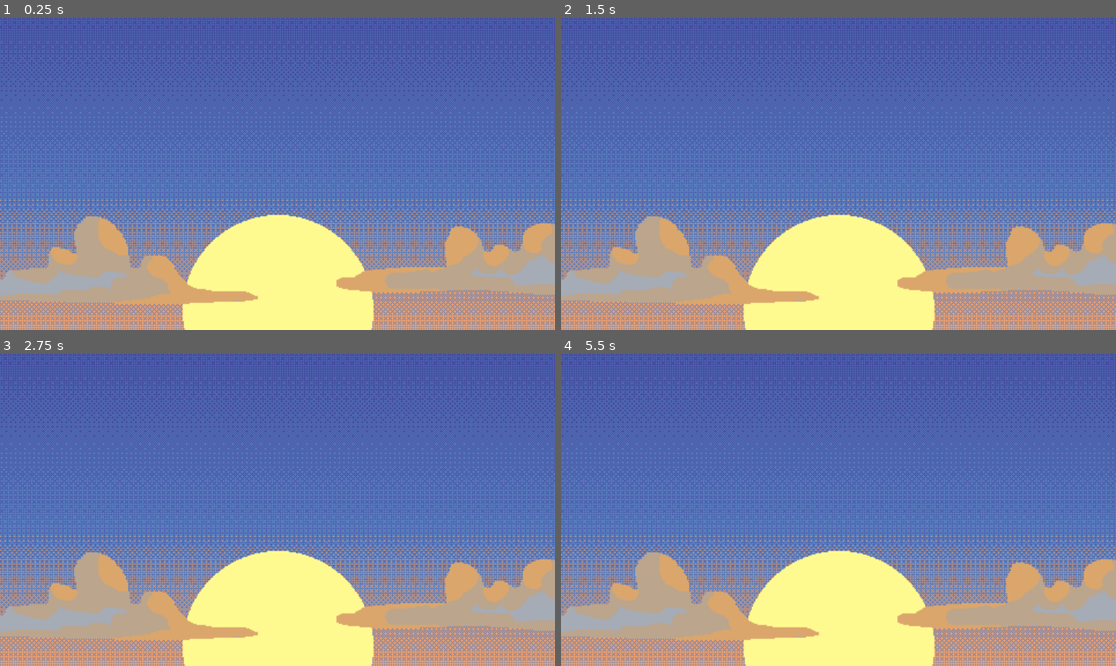
Above: before the commit, frames 1-4 (two rows, left to right).
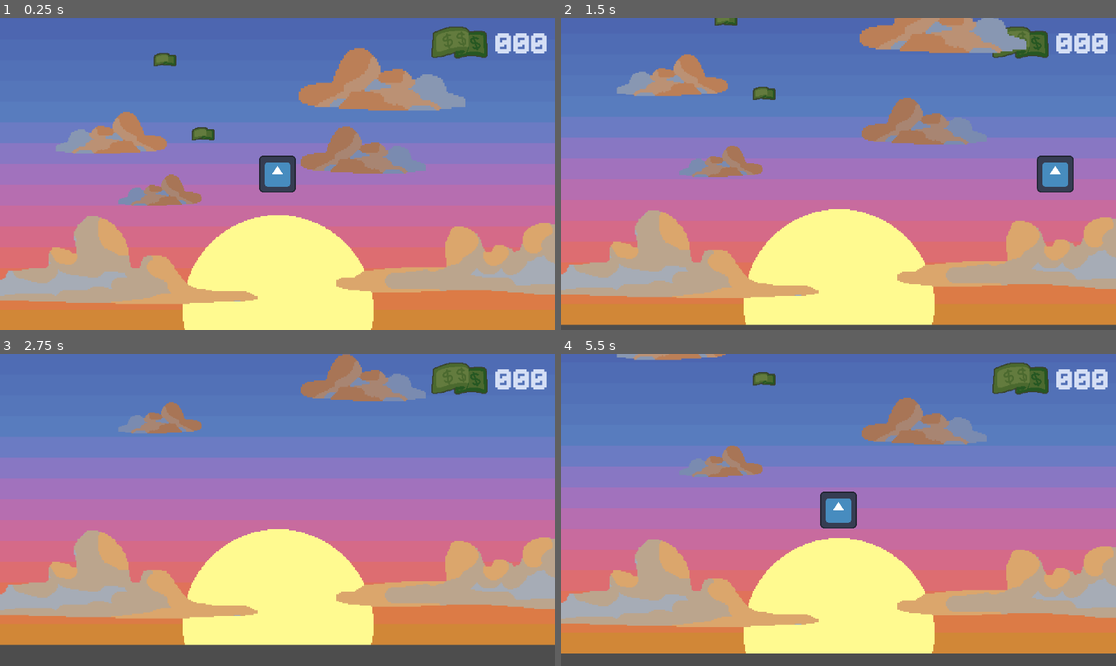
Above: after the commit, the same moments.

Repository: anxapa/summer-firework-game
Game: Godot game, scene res://Scenes/main.tscn
The game is run twice, just before and just after one commit, with the same random seed, the same clock (stepped at 60 frames per second) and the same inputs. Before the commit the project has no main scene; this scene is started directly in both runs. The engine's default icon, where the game draws it, is replaced by a stand-in: a white triangle on a blue panel in a dark square.
Inputs:
- Up to frame 1 (0.25 s): no input
- Up to frame 2 (1.5 s): tap Enter at 0.5 s; hold Right (ui_right) 0.53-1.28 s; hold Down (ui_down) from 1.28 s (still down)
- Up to frame 3 (2.75 s): release Down (ui_down) at 2.03 s; hold Right (ui_right) from 2.03 s (still down)
- Up to frame 4 (5.5 s): tap Space at 2.75 s; release Right (ui_right) at 2.78 s; hold Up (ui_up) 2.78-3.53 s; hold Left (ui_left) 3.53-5.03 s; hold Down (ui_down) from 5.03 s (still down)

The runs differ from the first frame. In frame 1, 59% of the frame differs, in the area x 0-100%, y 0-100%; in frame 2, 67%; in frame 3, 79%; in frame 4, 72%.

Commit message:
Added basic game functions
- Added player movement
- Added scrolling movement components
- Added sprites (cash, cash_small, cloud, bg)
- Added cash collection handling
- Added cash counter
- Added font for cash counter

Diff:
--- /dev/null
+++ b/Scenes/cash.tscn
@@ -0,0 +1,20 @@
+[gd_scene load_steps=4 format=3 uid="uid://du4xkv4rwaw7d"]
+
+[ext_resource type="Script" uid="uid://cy2msxs6vl8qt" path="res://Scripts/cash.gd" id="1_g4qth"]
+[ext_resource type="Texture2D" uid="uid://cltxqfi23ldte" path="res://Sprites/cash_small.png" id="1_ua8r7"]
+
+[sub_resource type="RectangleShape2D" id="RectangleShape2D_ua8r7"]
+size = Vector2(39, 23)
+
+[node name="Cash" type="Area2D"]
+script = ExtResource("1_g4qth")
+
+[node name="CollisionShape2D" type="CollisionShape2D" parent="."]
+position = Vector2(0.5, -1.5)
+shape = SubResource("RectangleShape2D_ua8r7")
+
+[node name="Cash" type="Sprite2D" parent="."]
+z_index = 5
+texture = ExtResource("1_ua8r7")
+
+[connection signal="body_entered" from="." to="." method="_on_body_entered"]
--- /dev/null
+++ b/Scenes/cash_counter.gd
@@ -0,0 +1,4 @@
+extends Label
+
+func _process(delta: float) -> void:
+	text = "%03d" % GameManager.cash_collected
--- a/Scenes/main.tscn
+++ b/Scenes/main.tscn
@@ -1,13 +1,138 @@
-[gd_scene load_steps=2 format=3 uid="uid://dqghyyo32sn2y"]
+[gd_scene load_steps=13 format=3 uid="uid://dqghyyo32sn2y"]
 
 [ext_resource type="Texture2D" uid="uid://cwm7n0ajguj2x" path="res://Sprites/firework_bg.png" id="1_jjgbg"]
+[ext_resource type="Script" uid="uid://dsn6mefgy5ijk" path="res://Scripts/game_manager.gd" id="2_8gbba"]
+[ext_resource type="Script" uid="uid://bbmuup40yufp3" path="res://Scripts/player_manager.gd" id="2_kry3j"]
+[ext_resource type="PackedScene" uid="uid://djxsfkro6ge2v" path="res://Scenes/player.tscn" id="3_jjvhh"]
+[ext_resource type="Script" uid="uid://dtrgdva2l6xwf" path="res://Scripts/player.gd" id="4_21xkr"]
+[ext_resource type="Texture2D" uid="uid://cqf0b67vpg8g6" path="res://Sprites/cloud.png" id="5_6bp64"]
+[ext_resource type="Script" uid="uid://cxc85ab32ix3i" path="res://Scenes/movement_component.gd" id="6_21xkr"]
+[ext_resource type="PackedScene" uid="uid://du4xkv4rwaw7d" path="res://Scenes/cash.tscn" id="8_ynf5e"]
+[ext_resource type="Texture2D" uid="uid://b6d0epgmhmh6s" path="res://Sprites/cash.png" id="9_ynf5e"]
+[ext_resource type="FontFile" uid="uid://c6dnwjcvpku5y" path="res://Fonts/Analog Whispers.ttf" id="10_hptm8"]
+[ext_resource type="Script" uid="uid://s1rr3mqw6mx2" path="res://Scenes/cash_counter.gd" id="11_d1ilt"]
+
+[sub_resource type="LabelSettings" id="LabelSettings_d1ilt"]
+line_spacing = 0.0
+font = ExtResource("10_hptm8")
+font_size = 100
+font_color = Color(0.834795, 0.874471, 0.961176, 1)
 
 [node name="Main Scene" type="Node2D"]
+
+[node name="Managers" type="Node2D" parent="."]
+
+[node name="Game Manager" type="Node2D" parent="Managers"]
+script = ExtResource("2_8gbba")
+
+[node name="Player Manager" type="Node2D" parent="Managers" node_paths=PackedStringArray("player")]
+script = ExtResource("2_kry3j")
+player = NodePath("../../Player")
+
+[node name="Spawn Manager" type="Node2D" parent="Managers"]
+
+[node name="Audio Manager" type="Node2D" parent="Managers"]
+
+[node name="Camera2D" type="Camera2D" parent="."]
+position = Vector2(960, 540)
+
+[node name="Player" parent="." instance=ExtResource("3_jjvhh")]
+z_index = 10
+position = Vector2(960, 540)
+script = ExtResource("4_21xkr")
+speed = 1000
+
+[node name="Clouds2" type="Node2D" parent="."]
+modulate = Color(0.897915, 0.920017, 0.986546, 1)
+position = Vector2(551, 596)
+scale = Vector2(3, 3)
+
+[node name="MovementComponent" type="Node2D" parent="Clouds2"]
+script = ExtResource("6_21xkr")
+scroll_magnitude = 0.5
+metadata/_custom_type_script = "uid://cxc85ab32ix3i"
+
+[node name="Cloud2" type="Sprite2D" parent="Clouds2"]
+z_index = 1
+position = Vector2(236.75, -46.25)
+rotation = 3.14159
+scale = Vector2(1.5, -1.5)
+texture = ExtResource("5_6bp64")
+
+[node name="Cloud" type="Sprite2D" parent="Clouds2"]
+z_index = 1
+texture = ExtResource("5_6bp64")
+
+[node name="Clouds" type="Node2D" parent="."]
+position = Vector2(381, 398)
+scale = Vector2(4, 4)
+
+[node name="MovementComponent" type="Node2D" parent="Clouds"]
+script = ExtResource("6_21xkr")
+metadata/_custom_type_script = "uid://cxc85ab32ix3i"
+
+[node name="Cloud2" type="Sprite2D" parent="Clouds"]
+z_index = 1
+position = Vector2(236.75, -46.25)
+rotation = 3.14159
+scale = Vector2(1.5, -1.5)
+texture = ExtResource("5_6bp64")
+
+[node name="Cloud" type="Sprite2D" parent="Clouds"]
+z_index = 1
+texture = ExtResource("5_6bp64")
 
 [node name="Background Sprite" type="Sprite2D" parent="."]
 position = Vector2(960, 362)
 scale = Vector2(4, 4)
 texture = ExtResource("1_jjgbg")
 
-[node name="Camera2D" type="Camera2D" parent="."]
-position = Vector2(960, 540)
+[node name="MovementComponent" type="Node2D" parent="Background Sprite"]
+script = ExtResource("6_21xkr")
+scroll_magnitude = 0.1
+metadata/_custom_type_script = "uid://cxc85ab32ix3i"
+
+[node name="Cashes" type="Node2D" parent="."]
+position = Vector2(702, 404)
+scale = Vector2(2, 2)
+
+[node name="MovementComponent" type="Node2D" parent="Cashes"]
+script = ExtResource("6_21xkr")
+scroll_magnitude = 0.7
+metadata/_custom_type_script = "uid://cxc85ab32ix3i"
+
+[node name="Cash" parent="Cashes" instance=ExtResource("8_ynf5e")]
+
+[node name="Cash2" parent="Cashes" instance=ExtResource("8_ynf5e")]
+position = Vector2(-66, -128.5)
+
+[node name="Cash3" parent="Cashes" instance=ExtResource("8_ynf5e")]
+position = Vector2(-64.5, -251.5)
+
+[node name="Cash4" parent="Cashes" instance=ExtResource("8_ynf5e")]
+position = Vector2(29, -359)
+
+[node name="Cash5" parent="Cashes" instance=ExtResource("8_ynf5e")]
+position = Vector2(117, -440.5)
+
+[node name="Control" type="Control" parent="."]
+layout_mode = 3
+anchors_preset = 0
+offset_right = 1920.0
+offset_bottom = 1080.0
+
+[node name="Cash" type="Sprite2D" parent="Control"]
+position = Vector2(1585, 86)
+scale = Vector2(2, 2)
+texture = ExtResource("9_ynf5e")
+
+[node name="Cash Counter" type="Label" parent="Control"]
+layout_mode = 0
+offset_left = 1714.0
+offset_top = 53.0
+offset_right = 2002.0
+offset_bottom = 147.0
+text = "000"
+label_settings = SubResource("LabelSettings_d1ilt")
+vertical_alignment = 1
+script = ExtResource("11_d1ilt")
--- /dev/null
+++ b/Scenes/movement_component.gd
@@ -0,0 +1,20 @@
+extends Node2D
+class_name MovementComponent
+
+@export var scroll_magnitude := 1.0
+
+# Initialize player manager to copy scroll speed from
+@onready var player_manager := GameManager.player_manager
+var parent : Node2D
+
+func _ready() -> void:
+	parent = get_parent()
+	if parent == null:
+		print_debug("Movement component initialized incorrectly.")
+
+func _physics_process(delta: float) -> void:
+	scroll_movement(delta)
+
+func scroll_movement(delta: float) -> void:
+	var scroll_speed = player_manager.get_scroll_speed() * scroll_magnitude
+	parent.global_position.y -= scroll_speed * delta
--- /dev/null
+++ b/Scenes/movement_component.tscn
@@ -0,0 +1,6 @@
+[gd_scene load_steps=2 format=3 uid="uid://b1dcxd2qj2ucr"]
+
+[ext_resource type="Script" uid="uid://cxc85ab32ix3i" path="res://Scenes/movement_component.gd" id="1_ptdap"]
+
+[node name="MovementComponent" type="Node2D"]
+script = ExtResource("1_ptdap")
--- /dev/null
+++ b/Scenes/player.tscn
@@ -0,0 +1,15 @@
+[gd_scene load_steps=3 format=3 uid="uid://djxsfkro6ge2v"]
+
+[ext_resource type="Texture2D" uid="uid://0qgse0ond82g" path="res://Sprites/icon.svg" id="1_v0iea"]
+
+[sub_resource type="RectangleShape2D" id="RectangleShape2D_f60y1"]
+size = Vector2(128, 128)
+
+[node name="Player" type="CharacterBody2D"]
+
+[node name="Sprite" type="Sprite2D" parent="."]
+position = Vector2(-2.26498e-06, 0.125003)
+texture = ExtResource("1_v0iea")
+
+[node name="CollisionShape2D" type="CollisionShape2D" parent="."]
+shape = SubResource("RectangleShape2D_f60y1")
--- /dev/null
+++ b/Scripts/cash.gd
@@ -0,0 +1,8 @@
+extends Area2D
+
+@export var cash_value := 1
+
+func _on_body_entered(body: Node2D) -> void:
+	if body is Player:
+		GameManager.cash_collected += cash_value
+		queue_free()
--- /dev/null
+++ b/Scripts/game_manager.gd
@@ -0,0 +1,10 @@
+# Global name : GameManager
+extends Node2D
+
+# Managers (must be set in their respective scripts)
+var player_manager : PlayerManager
+var spawn_manager: Node2D
+var audio_manager: Node2D
+
+# Game stats
+var cash_collected : float
--- /dev/null
+++ b/Scripts/player.gd
@@ -0,0 +1,32 @@
+extends CharacterBody2D
+class_name Player
+
+var acceleration := Vector2.ZERO
+@export var speed := 400
+
+var scroll_speed : float
+
+func _ready() -> void:
+	return
+
+func _physics_process(delta: float) -> void:
+	movement(delta)
+
+func movement(delta: float) -> void:
+	# Get the input direction and handle the movement/deceleration.
+	var direction := Vector2(Input.get_axis("ui_left", "ui_right"), Input.get_axis("ui_up", "ui_down")).normalized()
+
+	# Moves in input direction. If no input direction, moves to the zero vector.
+	if direction:
+		velocity = direction * speed
+	else:
+		velocity = velocity.move_toward(Vector2.ZERO, speed)
+
+	# Add in the acceleration
+	velocity += acceleration;
+
+	# Put velocity y into scroll speed
+	scroll_speed = velocity.y
+	velocity.y = 0
+
+	move_and_slide()
--- /dev/null
+++ b/Scripts/player_manager.gd
@@ -0,0 +1,10 @@
+extends Node2D
+class_name PlayerManager
+
+@export var player : Player
+
+func _ready() -> void:
+	GameManager.player_manager = self
+
+func get_scroll_speed() -> float:
+	return player.scroll_speed
--- a/project.godot
+++ b/project.godot
@@ -11,10 +11,54 @@
 [application]
 
 config/name="Summer Firework Game"
+run/main_scene="uid://dqghyyo32sn2y"
 config/features=PackedStringArray("4.4", "Forward Plus")
 config/icon="res://Sprites/icon.svg"
+
+[autoload]
+
+GameManager="*res://Scripts/game_manager.gd"
 
 [display]
 
 window/size/viewport_width=1920
 window/size/viewport_height=1080
+
+[input]
+
+ui_left={
+"deadzone": 0.5,
+"events": [Object(InputEventKey,"resource_local_to_scene":false,"resource_name":"","device":0,"window_id":0,"alt_pressed":false,"shift_pressed":false,"ctrl_pressed":false,"meta_pressed":false,"pressed":false,"keycode":4194319,"physical_keycode":0,"key_label":0,"unicode":0,"location":0,"echo":false,"script":null)
+, Object(InputEventJoypadButton,"resource_local_to_scene":false,"resource_name":"","device":0,"button_index":13,"pressure":0.0,"pressed":false,"script":null)
+, Object(InputEventJoypadMotion,"resource_local_to_scene":false,"resource_name":"","device":0,"axis":0,"axis_value":-1.0,"script":null)
+, Object(InputEventKey,"resource_local_to_scene":false,"resource_name":"","device":-1,"window_id":0,"alt_pressed":false,"shift_pressed":false,"ctrl_pressed":false,"meta_pressed":false,"pressed":false,"keycode":0,"physical_keycode":65,"key_label":0,"unicode":97,"location":0,"echo":false,"script":null)
+]
+}
+ui_right={
+"deadzone": 0.5,
+"events": [Object(InputEventKey,"resource_local_to_scene":false,"resource_name":"","device":0,"window_id":0,"alt_pressed":false,"shift_pressed":false,"ctrl_pressed":false,"meta_pressed":false,"pressed":false,"keycode":4194321,"physical_keycode":0,"key_label":0,"unicode":0,"location":0,"echo":false,"script":null)
+, Object(InputEventJoypadButton,"resource_local_to_scene":false,"resource_name":"","device":0,"button_index":14,"pressure":0.0,"pressed":false,"script":null)
+, Object(InputEventJoypadMotion,"resource_local_to_scene":false,"resource_name":"","device":0,"axis":0,"axis_value":1.0,"script":null)
+, Object(InputEventKey,"resource_local_to_scene":false,"resource_name":"","device":-1,"window_id":0,"alt_pressed":false,"shift_pressed":false,"ctrl_pressed":false,"meta_pressed":false,"pressed":false,"keycode":0,"physical_keycode":68,"key_label":0,"unicode":100,"location":0,"echo":false,"script":null)
+]
+}
+ui_up={
+"deadzone": 0.5,
+"events": [Object(InputEventKey,"resource_local_to_scene":false,"resource_name":"","device":0,"window_id":0,"alt_pressed":false,"shift_pressed":false,"ctrl_pressed":false,"meta_pressed":false,"pressed":false,"keycode":4194320,"physical_keycode":0,"key_label":0,"unicode":0,"location":0,"echo":false,"script":null)
+, Object(InputEventJoypadButton,"resource_local_to_scene":false,"resource_name":"","device":0,"button_index":11,"pressure":0.0,"pressed":false,"script":null)
+, Object(InputEventJoypadMotion,"resource_local_to_scene":false,"resource_name":"","device":0,"axis":1,"axis_value":-1.0,"script":null)
+, Object(InputEventKey,"resource_local_to_scene":false,"resource_name":"","device":-1,"window_id":0,"alt_pressed":false,"shift_pressed":false,"ctrl_pressed":false,"meta_pressed":false,"pressed":false,"keycode":0,"physical_keycode":87,"key_label":0,"unicode":119,"location":0,"echo":false,"script":null)
+]
+}
+ui_down={
+"deadzone": 0.5,
+"events": [Object(InputEventKey,"resource_local_to_scene":false,"resource_name":"","device":0,"window_id":0,"alt_pressed":false,"shift_pressed":false,"ctrl_pressed":false,"meta_pressed":false,"pressed":false,"keycode":4194322,"physical_keycode":0,"key_label":0,"unicode":0,"location":0,"echo":false,"script":null)
+, Object(InputEventJoypadButton,"resource_local_to_scene":false,"resource_name":"","device":0,"button_index":12,"pressure":0.0,"pressed":false,"script":null)
+, Object(InputEventJoypadMotion,"resource_local_to_scene":false,"resource_name":"","device":0,"axis":1,"axis_value":1.0,"script":null)
+, Object(InputEventKey,"resource_local_to_scene":false,"resource_name":"","device":-1,"window_id":0,"alt_pressed":false,"shift_pressed":false,"ctrl_pressed":false,"meta_pressed":false,"pressed":false,"keycode":0,"physical_keycode":83,"key_label":0,"unicode":115,"location":0,"echo":false,"script":null)
+]
+}
+
+[rendering]
+
+textures/canvas_textures/default_texture_filter=0
Binary file added: Fonts/Analog Whispers.ttf
Not shown, added: Fonts/Analog Whispers.ttf.import
Not shown, added: Scenes/cash_counter.gd.uid
Not shown, added: Scenes/movement_component.gd.uid
Not shown, added: Scripts/cash.gd.uid
Not shown, added: Scripts/game_manager.gd.uid
Not shown, added: Scripts/player.gd.uid
Not shown, added: Scripts/player_manager.gd.uid
Binary file added: Sprites/cash.png
Not shown, added: Sprites/cash.png.import
Binary file added: Sprites/cash_small.png
Not shown, added: Sprites/cash_small.png.import
(and 3 more such lines)
